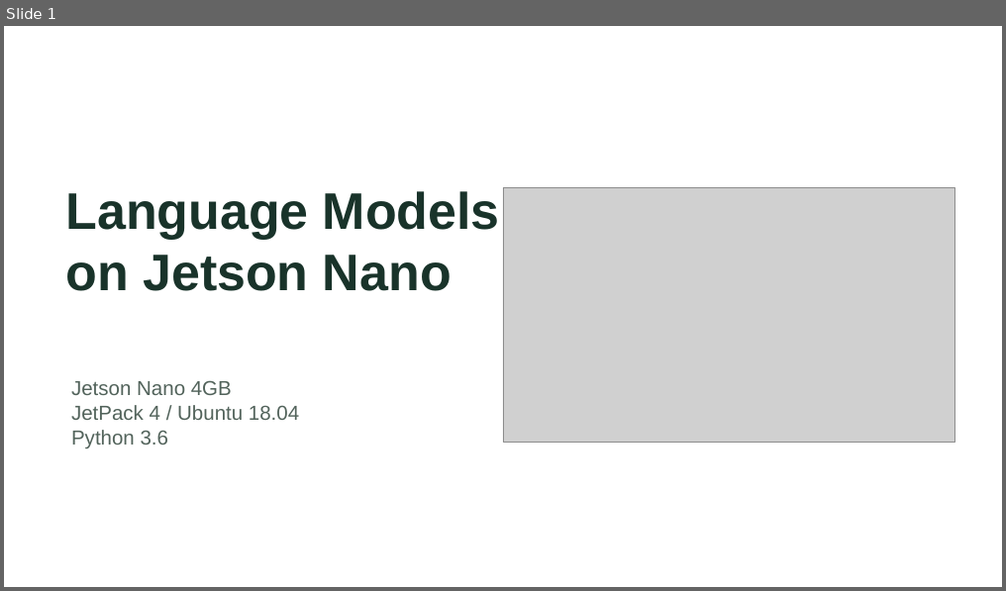
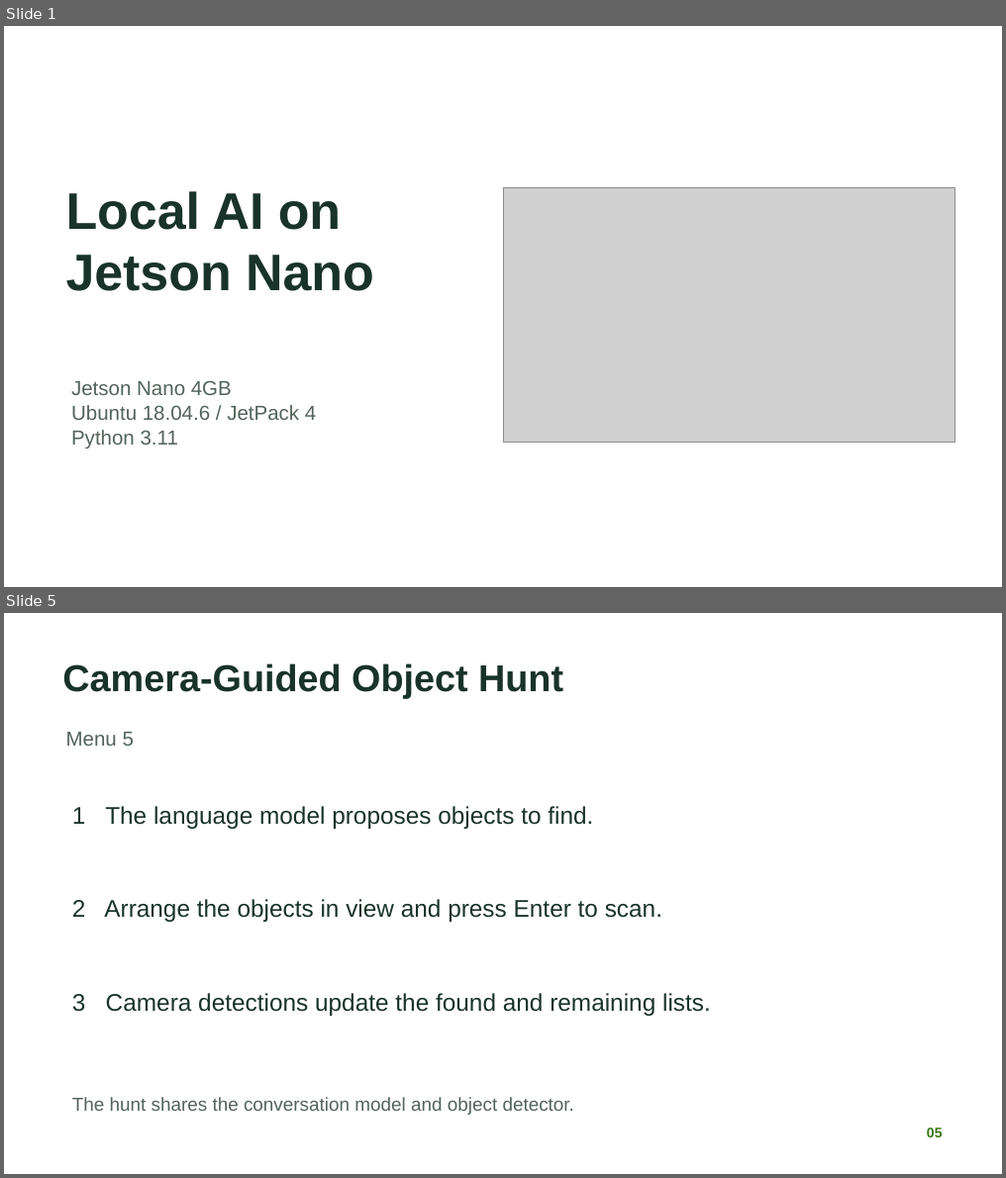
Before and after one commit to nileshsarkar-ai/JetsonNano-Demo, a slide deck: docs/Jetson_Nano_Local_AI_Experiments.pptx. Shown one above the other, each under a label of ours: slide 1 before the commit, slides 1 and 5 after it; the slides between them are not shown. The pictures are 1006x591 and 1006x1178 pixels, drawn with LibreOffice and Linux fonts; fonts in the diff are those of the drawing; grey boxes stand for pictures. Boxes give left, top, right and bottom in pixels: in the first picture for what was removed or moved away, otherwise in the second. Text is boxed around its words. In the diff, an @@ line names an element or a change of style, - is before the commit and + after.

```diff
--- a/docs/Jetson_Nano_Local_AI_Experiments.pptx
+++ b/docs/Jetson_Nano_Local_AI_Experiments.pptx
@@ slide 5 added at (4,613,1002,1174), background #FFFFFF @@
@@ text added at (62,663,563,698), 36 pt, text #19332A, bold @@
+Camera-Guided Object Hunt
@@ text added at (66,732,134,746), 19.5 pt, text #52635B @@
+Menu 5
@@ text added at (72,806,593,829), 23.2 pt, text #19332A @@
+1 The language model proposes objects to find.
@@ text added at (72,899,662,922), 23.2 pt, text #19332A @@
+2 Arrange the objects in view and press Enter to scan.
@@ text added at (72,993,711,1016), 23.2 pt, text #19332A @@
+3 Camera detections update the found and remaining lists.
@@ text added at (72,1097,574,1115), 18 pt, text #52635B @@
+The hunt shares the conversation model and object detector.
@@ text added at (927,1128,943,1138), 13.5 pt, text #397718, bold @@
+05
@@ slide 1 changed as well @@
@@ text at (66,191,374,291): text changed @@
-Language Models
-on Jetson Nano
+Local AI on
+Jetson Nano
@@ text at (71,405,316,449): text changed @@
-JetPack 4 / Ubuntu 18.04
-Python 3.6
+Ubuntu 18.04.6 / JetPack 4
+Python 3.11
```
Also in this commit, not shown: 1 other slide changed, 4 other slides added, 8 slides removed, 7 other files.
